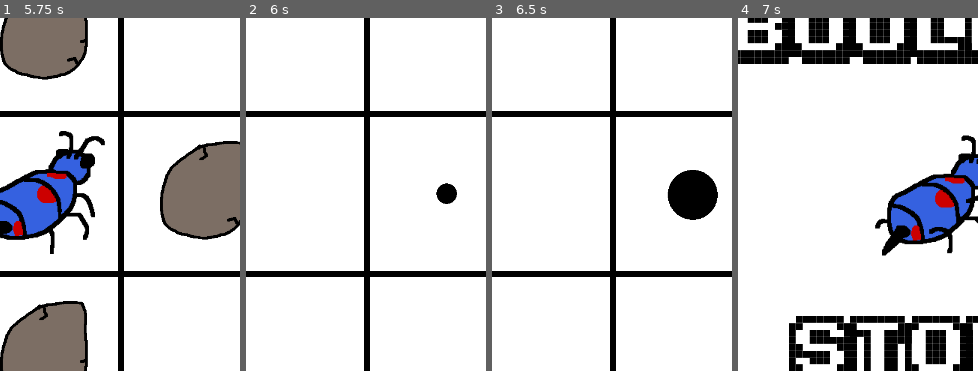
Above: before the commit, frames 1-4 (left to right).
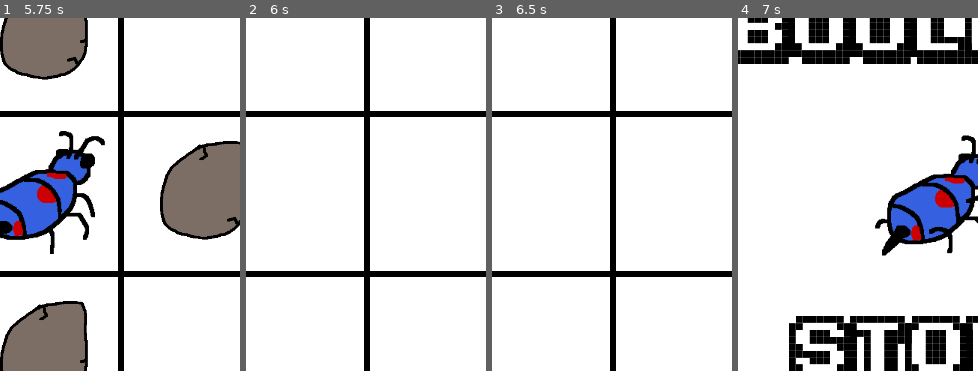
Above: after the commit, the same moments.

Repository: sulianthual/boulderstorm
Game: Godot game, scene res://Main.tscn
Same seed, same stepped clock (60 frames per second), same inputs: the game is played once before the commit and once after it.
Inputs:
- Up to frame 1 (5.75 s): click "Play" at 0.5 s; hold Right (ui_right) 1.28-2 s; tap Space (ui_select) at 1.52, 3.02 s; click "Play" at 2 s; hold Down (ui_down) 2.78-3.53 s; tap Enter at 3.5 s; hold Right (ui_right) 3.53-4.25 s; click "Tutorial" at 4.25 s; click "Continue" at 5 s
- Up to frame 2 (6 s): click "Continue" at 5.75 s
- Up to frame 3 (6.5 s): no input
- Up to frame 4 (7 s): hold Up (ui_up) from 6.53 s (still down); tap Space (ui_select) at 6.77 s
The pictures show only the part of the screen within x 8-58%, y 9-59%; the shares and areas given below are measured in that part.

Frame 1 is identical in both runs. In frame 2, 0.4% of the frame differs, in the area x 79-88%, y 46-53%; in frame 3, 2.4%, in the area x 72-95%, y 43-58%; in frame 4, nothing differs.

Commit message:
animations and sound

Diff:
--- a/Fall.gd
+++ b/Fall.gd
@@ -25,9 +25,11 @@
 	elif sb == 1:
 		show()
 		$AnimatedSprite.animation="fall"
+		$AnimatedSprite.play()
 	elif sb == 2:
 		show()
 		$AnimatedSprite.animation="fall"
+		$AnimatedSprite.play()
 
 # Change animation speed
 func setspeedscale(speedscale):
--- a/Fall.tscn
+++ b/Fall.tscn
@@ -23,5 +23,4 @@
 scale = Vector2( 0.75, 0.75 )
 frames = SubResource( 1 )
 animation = "fall"
-frame = 7
-playing = true
+frame = 10
--- a/Play.gd
+++ b/Play.gd
@@ -64,6 +64,15 @@
 var docyclicboulders=false# each turn do cyclic boulders (not default)
 var sgbnewcyclep# period for cyclic boulders (=0 no boulder, >0 for period)
 var sgbnewcyclet# time increment for cyclic boulders
+#
+# booleans for sounds
+var aboulderisfalling=false# is at least one boulder falling
+var playerhasdashed=false
+var playerwasjusthit=false
+var playerjustdied=false
+var aboulderwascracked=false
+var aboulderhasdecayed=false
+var aboulderisincoming=false
 ###############
 # utils
 
@@ -133,6 +142,8 @@
 	$BeatTimer.start()
 	# Next level
 	$NextLevelText.show()
+	# music
+	$PlayMusic.play()
 
 # start a tutorial
 func start_tutorial():
@@ -157,6 +168,8 @@
 	# start the beat
 	$BeatTimer.wait_time=btnow
 	$BeatTimer.start()
+	# music
+	$PlayMusic.stop()
 	# messages
 	$HUD/HeadHUD.hide()
 	$HUD/DeadText.hide()
@@ -311,6 +324,7 @@
 	updatesmokes()# update new/old smokes
 	updatefalls()# update new/old falls
 	hitplayer()# hit player if on boulder spot
+	allsounds()# play boulder sounds
 	#
 
 
@@ -416,7 +430,7 @@
 			$Player.place(ip,jp,sp,op)
 			removeboulder(ipn,jpn)# remove boulder
 			addsmoke(ipn,jpn)# add smoke
-			$Player/CrackSound.play()
+			aboulderwascracked=true
 			# increase score
 			score += 1
 			$HUD.showscore(score)
@@ -426,7 +440,7 @@
 			jp=jpn
 			sp=0
 			$Player.place(ip,jp,sp,op)
-			$Player/DashSound.play()
+			playerhasdashed=true
 		# update for next step
 		ipn=ip
 		jpn=jp
@@ -445,14 +459,14 @@
 			$Player.place(ip,jp,sp,op)
 			removeboulder(ipn,jpn)# remove boulder
 			addsmoke(ipn,jpn)# add smoke
-			$Player/CrackSound.play()
+			aboulderwascracked=true
 		# otherwise move to spot
 		else:
 			ip=ipn
 			jp=jpn
 			sp=0
 			$Player.place(ip,jp,sp,op)
-			$Player/DashSound.play()
+			playerhasdashed=true
 		# update for next step
 		ipn=ip
 		jpn=jp
@@ -491,6 +505,7 @@
 			if sgb[i][j] == 0:
 				if sgbnew[i][j]==1:# new boulder
 					addboulder(i,j)# add boulder
+					setboulder(i,j,1)# to boulder warn
 			# boulder warn
 			elif sgb[i][j] == 1:
 				if sgbnew[i][j]==1:# new boulder on top
@@ -537,6 +552,7 @@
 				setboulder(i,j,3)# to boulder decay
 
 
+
 # update smokes
 func updatesmokes():
 	for i in range(3):
@@ -570,12 +586,13 @@
 	# if player on a boulder or decaying spot (has fallen on him)
 	if sgb[ip][jp] in [2,3]:
 		hp -= 1# player health
+
 		$HUD.showhealth(hp)
 		# player is hit
 		if hp>0:
 			sp=2
 			$Player.place(ip,jp,sp,op)
-			$Player/HurtSound.play()
+			playerwasjusthit=true
 			removeboulder(ip,jp)
 			removefall(ip,jp)# to remove fall
 		# player dies
@@ -595,7 +612,7 @@
 	# player
 	sp=4
 	$Player.place(ip,jp,sp,op)
-	$Player/DeathSound.play()
+	playerjustdied=true
 	# remove boulder/smoke/fall in place of player
 	removeboulder(ip,jp)
 	removesmoke(ip,jp)
@@ -611,6 +628,36 @@
 	# Stop Play Music
 	$PlayMusic.stop()
 
+# play various sounds during one round (in order of importance)
+func allsounds():
+	if playerjustdied == true:
+		$Player/DeathSound.play()
+	elif playerwasjusthit==true:
+		$Player/HurtSound.play()
+	elif aboulderwascracked==true:
+		$Player/CrackSound.play()
+	elif playerhasdashed == true:
+		$Player/DashSound.play()
+	else:
+		# environment sounds
+		if aboulderisincoming==true:
+			$WarnSound.play()
+		if aboulderisfalling == true:
+			$FallSound.play()
+		if aboulderhasdecayed==true:
+			$DecaySound.play()
+
+
+	# reset triggers
+	playerjustdied=false
+	playerwasjusthit=false
+	aboulderwascracked=false
+	playerhasdashed=false
+	aboulderisfalling=false
+	aboulderhasdecayed=false
+	aboulderisincoming=false
+
+
 ###############
 # boulders functions
 
@@ -620,12 +667,17 @@
 	add_child(boulder)# add to scene
 	boulder.setspeedscale(btmax/btnow)
 	sgbd[str(ib)+str(jb)]=boulder# add to boulder instances dictionary
-	setboulder(ib,jb,1)
+	setboulder(ib,jb,0)# empty by default
+
 
 # (re)set boulder position and state
 func setboulder(ib,jb,sb):
 	sgb[ib][jb]=sb
 	sgbd[str(ib)+str(jb)].place(ib,jb,sb)
+	if sb == 3:
+		aboulderhasdecayed=true
+	elif sb== 1:
+		aboulderisincoming=true
 
 # remove boulder from scene at given location
 func removeboulder(ib,jb):
@@ -682,11 +734,14 @@
 	fall.set_z_index(1)# put in front
 	sgfd[str(ib)+str(jb)]=fall# add to fall instances dictionary
 	setfall(ib,jb,1)
+	aboulderisfalling=true
 
 # (re)set fall position and state
 func setfall(ib,jb,sb):
 	sgf[ib][jb]=sb
 	sgfd[str(ib)+str(jb)].place(ib,jb,sb)
+
+
 
 # remove fall from scene at given location
 func removefall(ib,jb):
--- a/Play.tscn
+++ b/Play.tscn
@@ -7,10 +7,13 @@
 [ext_resource path="res://HUD.tscn" type="PackedScene" id=5]
 [ext_resource path="res://Play.gd" type="Script" id=6]
 [ext_resource path="res://Player.tscn" type="PackedScene" id=7]
+[ext_resource path="res://data/audio/fall.wav" type="AudioStream" id=8]
 [ext_resource path="res://Fall.tscn" type="PackedScene" id=9]
 [ext_resource path="res://Smoke.tscn" type="PackedScene" id=10]
 [ext_resource path="res://data/fonts/karmatic-arcade.ttf" type="DynamicFontData" id=11]
 [ext_resource path="res://data/audio/nextlevel.wav" type="AudioStream" id=12]
+[ext_resource path="res://data/audio/decay.wav" type="AudioStream" id=13]
+[ext_resource path="res://data/audio/warn.wav" type="AudioStream" id=14]
 
 [sub_resource type="DynamicFont" id=1]
 size = 50
@@ -87,6 +90,17 @@
 [node name="NextLevelSound" type="AudioStreamPlayer" parent="."]
 stream = ExtResource( 12 )
 
+[node name="FallSound" type="AudioStreamPlayer" parent="."]
+stream = ExtResource( 8 )
+
+[node name="DecaySound" type="AudioStreamPlayer" parent="."]
+stream = ExtResource( 13 )
+volume_db = -5.0
+
+[node name="WarnSound" type="AudioStreamPlayer" parent="."]
+stream = ExtResource( 14 )
+volume_db = -5.0
+
 [connection signal="timeout" from="BeatTimer" to="." method="beatrings"]
 [connection signal="custom_on_EndButton_pressed" from="HUD" to="." method="_on_HUD_custom_on_EndButton_pressed"]
 [connection signal="custom_on_TutorialContinueButton_pressed" from="HUD" to="." method="_on_HUD_custom_on_TutorialContinueButton_pressed"]
Not shown: 1 places in Play.tscn that only renumber resources
Not shown, added: data/audio/decay.wav.import
Not shown, added: data/audio/fall.wav.import
Not shown, added: data/audio/warn.wav.import
Binary file changed: data/images/boulderwarn5.png
Binary file changed: data/images/boulderwarn6.png
Binary file changed: data/images/boulderwarn7.png
Binary file changed: data/images/boulderwarn8.png
Not shown, changed: data/audio/crack.wav
Not shown, added: data/audio/decay.wav
Not shown, added: data/audio/fall.wav
Not shown, added: data/audio/warn.wav
(and 1 more such lines)
